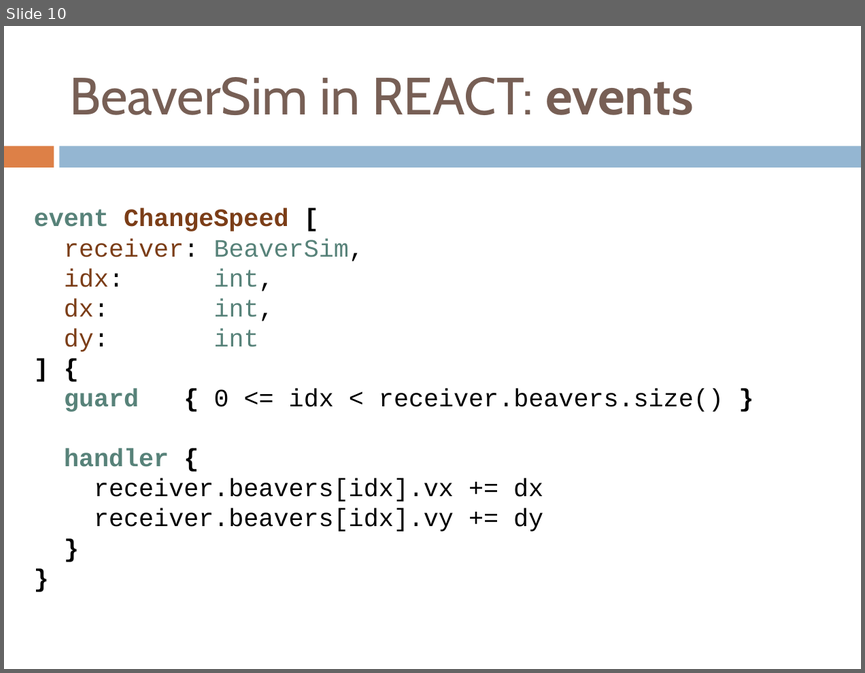
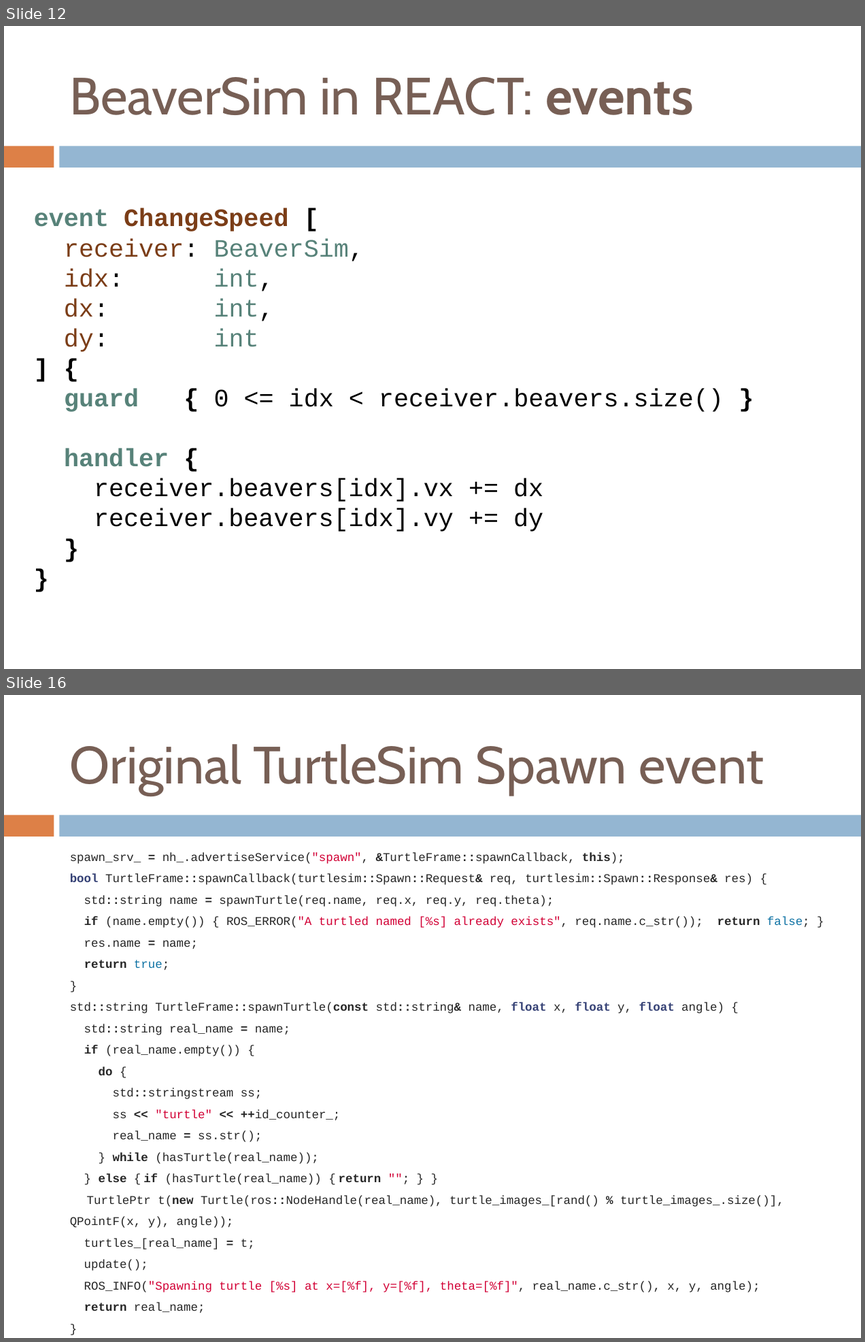
Before and after one commit to webguru412/React-Robots, a slide deck: talks/ppr-13-11-25.pptx. Shown one above the other, each under a label of ours: slide 10 before the commit, slides 12 and 16 after it; the slides between them are not shown. The pictures are 865x673 and 865x1342 pixels, drawn with LibreOffice and Linux fonts; fonts in the diff are those of the drawing. Boxes give left, top, right and bottom in pixels: in the first picture for what was removed or moved away, otherwise in the second. Text is boxed around its words. In the diff, an @@ line names an element or a change of style, - is before the commit and + after.

```diff
--- a/talks/ppr-13-11-25.pptx
+++ b/talks/ppr-13-11-25.pptx
@@ slide 16 added at [4, 695, 861, 1338], background #FFFFFF; not listed: 2 template elements that a slide beside it also shows @@
@@ title added at [70, 744, 764, 795], 44 pt, text #775F55 @@
+Original TurtleSim Spawn event
@@ text added at [70, 853, 810, 1312], 10 pt, text #262626 @@
+spawn_srv_ = nh_.advertiseService("spawn", &TurtleFrame::spawnCallback, this);
+bool TurtleFrame::spawnCallback(turtlesim::Spawn::Request& req, turtlesim::Spawn::Response& res) {
+std::string name = spawnTurtle(req.name, req.x, req.y, req.theta);
+if (name.empty()) { ROS_ERROR("A turtled named [%s] already exists", req.name.c_str()); return false; }
+res.name = name;
+return true;
+}
+std::string TurtleFrame::spawnTurtle(const std::string& name, float x, float y, float angle) {
+std::string real_name = name;
+if (real_name.empty()) {
+do {
+std::stringstream ss;
+ss << "turtle" << ++id_counter_;
+real_name = ss.str();
+} while (hasTurtle(real_name));
+} else { if (hasTurtle(real_name)) { return ""; } }
+TurtlePtr t(new Turtle(ros::NodeHandle(real_name), turtle_images_[rand() % turtle_images_.size()], QPointF(x, y), angle));
+turtles_[real_name] = t;
+update();
+ROS_INFO("Spawning turtle [%s] at x=[%f], y=[%f], theta=[%f]", real_name.c_str(), x, y, angle);
+return real_name;
+}
@@ what was slide 10 is now slide 12 @@
```
Also in this commit, not shown: 7 slides changed, 4 other slides added, 2 slides removed, 3 other files.
